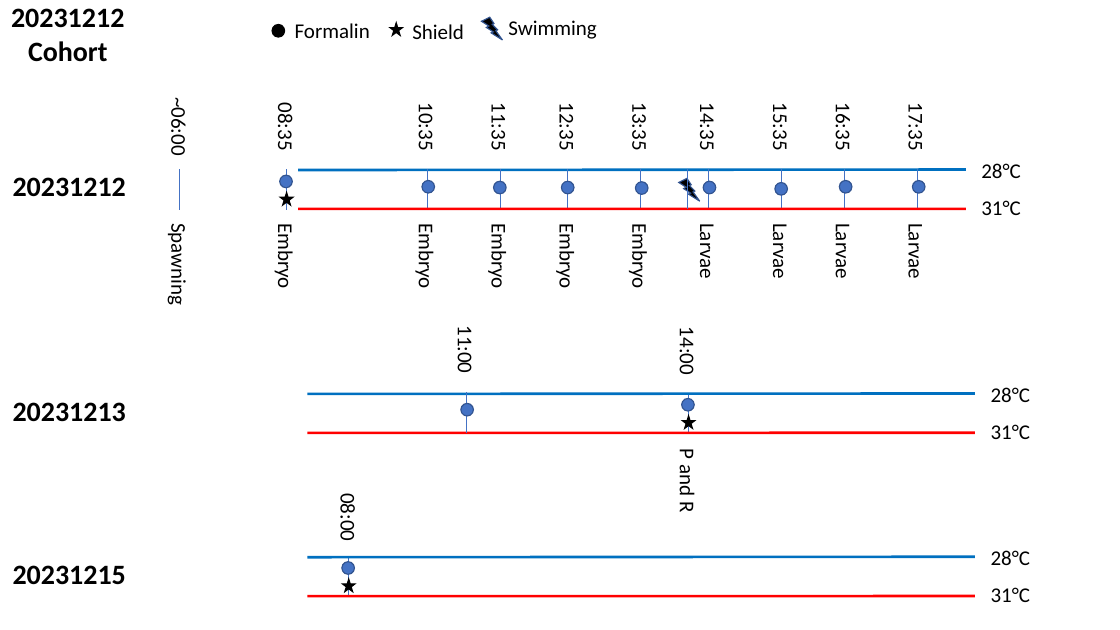
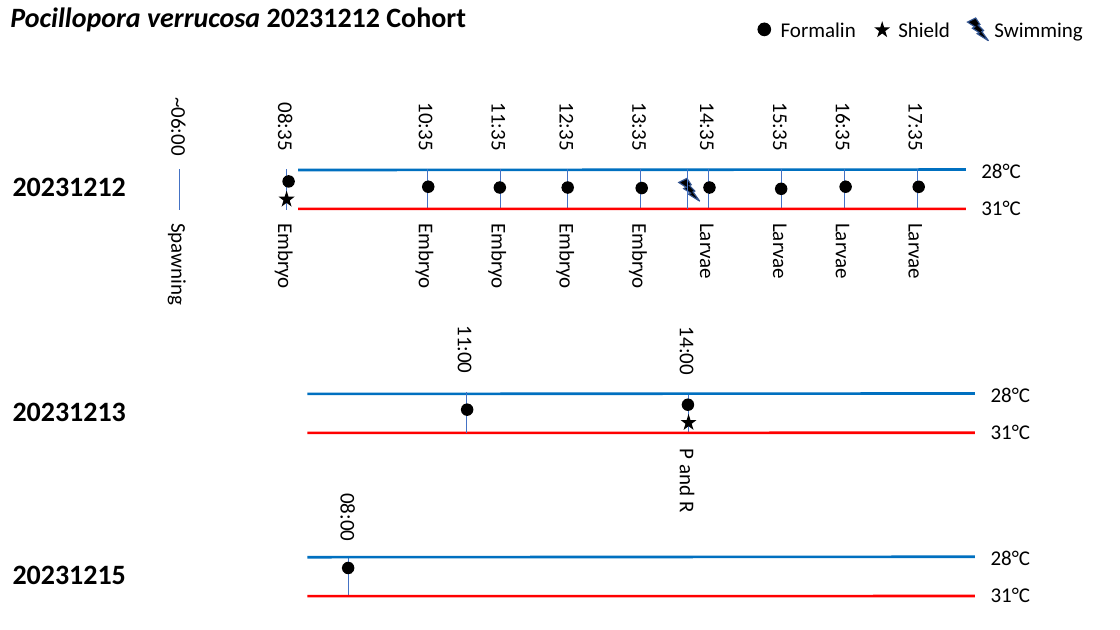
Before and after one commit to hputnam/Poc_RAPID, a slide deck: slide 1 of Protocols/20231212_Poc_corhort_develomental_exposire.pptx. Drawn at 1120x630 pixels with LibreOffice and Linux fonts; fonts in the diff are those of the drawing. Boxes give left, top, right and bottom in pixels: in the first picture for what was removed or moved away, otherwise in the second. Text is boxed around its words. In the diff, an @@ line names an element or a change of style, - is before the commit and + after.

```diff
--- a/Protocols/20231212_Poc_corhort_develomental_exposire.pptx
+++ b/Protocols/20231212_Poc_corhort_develomental_exposire.pptx
@@ text at (10, 7, 466, 32): text changed; italic on @@
-20231212
-Cohort
+Pocillopora verrucosa 20231212 Cohort
@@ 3 texts, 1 ellipse, 1 star, 1 lightning bolt: place and size @@
-3 texts, 1 ellipse, 1 star, 1 lightning bolt at (272, 17, 596, 39)
+3 texts, 1 ellipse, 1 star, 1 lightning bolt at (758, 18, 1082, 41)
@@ fill #4472C4 to #000000; outline #325491 1 pt to none in 12 elements at (422, 181, 434, 193), (494, 181, 507, 194), (561, 181, 574, 194), (635, 181, 648, 194), (703, 181, 716, 194), (775, 182, 787, 195), (839, 181, 852, 193), (912, 181, 925, 193), (681, 398, 694, 411), (461, 403, 474, 416), (342, 562, 355, 575), (282, 176, 295, 188) @@
@@ star removed at (343, 579, 355, 592) @@
```
Also in this commit, not shown: 31 other files.
